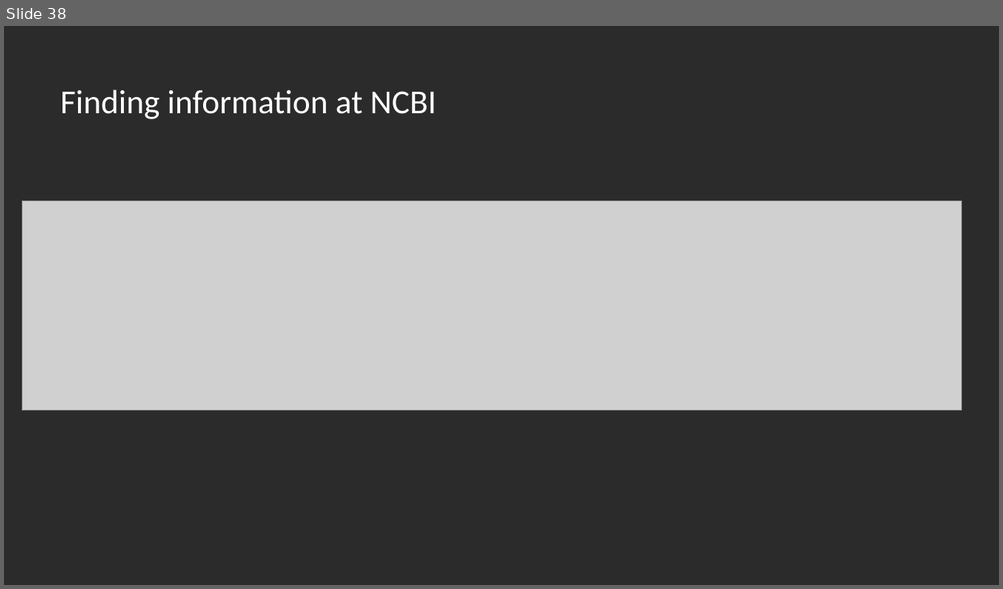
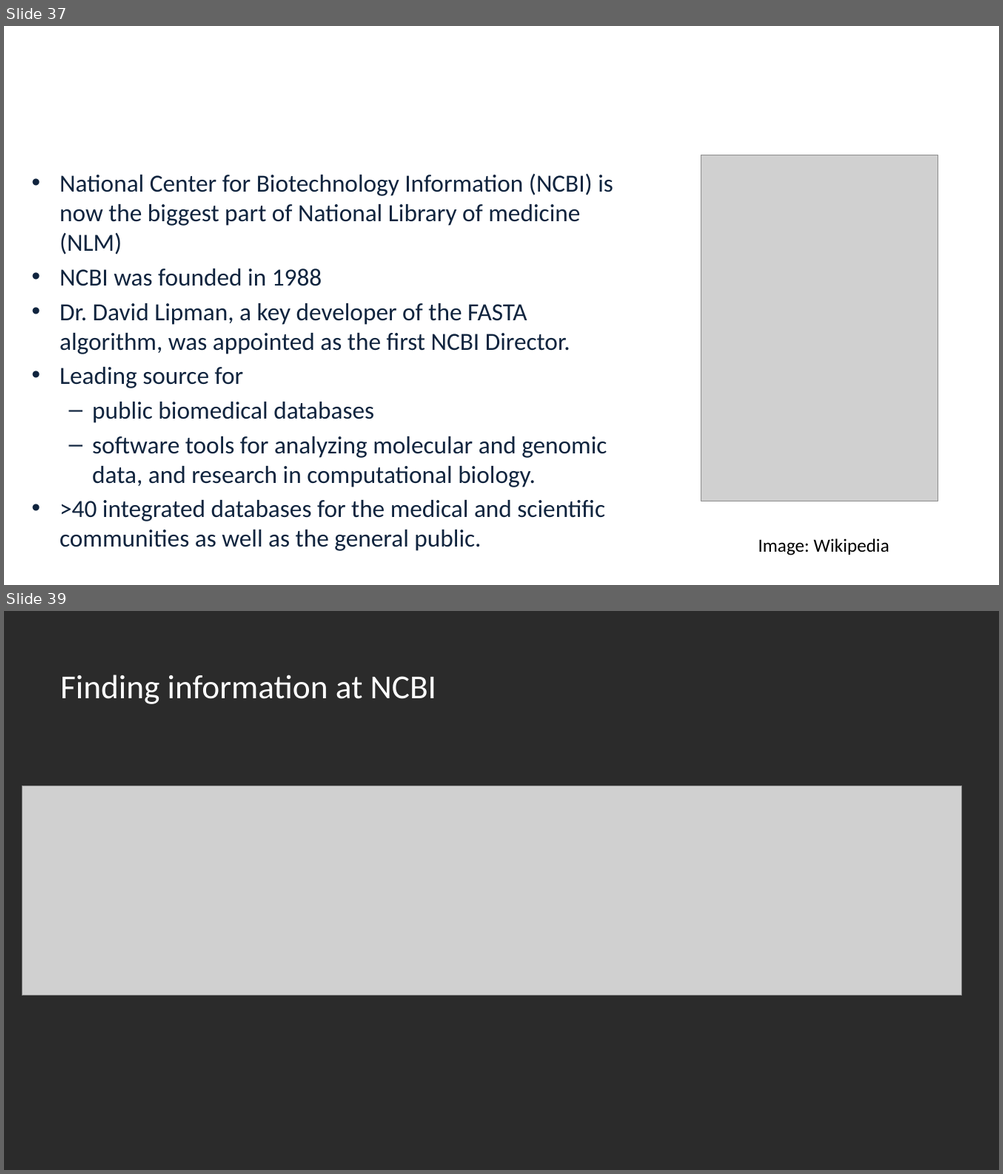
Before and after one commit to alekseyzimin/BME-Algorithms-for-Analysis-of-Genomic-Data, a slide deck: Fall 2026/Week 1 -- Introduction, Genome Data and NCBI.pptx. Shown one above the other, each under a label of ours: slide 38 before the commit, slides 37 and 39 after it; the slides between them are not shown. The pictures are 1003x589 and 1003x1174 pixels, drawn with LibreOffice and Linux fonts; fonts in the diff are those of the drawing; grey boxes stand for pictures; background and template pictures are left out; a plain dark background stands for a picture behind light text. Boxes give left, top, right and bottom in pixels: in the first picture for what was removed or moved away, otherwise in the second. Text is boxed around its words. In the diff, an @@ line names an element or a change of style, - is before the commit and + after.

```diff
--- a/Fall 2026/Week 1 -- Introduction, Genome Data and NCBI.pptx
+++ b/Fall 2026/Week 1 -- Introduction, Genome Data and NCBI.pptx
@@ slide 37 added at (4, 26, 999, 585), background picture (left out) @@
@@ title added at (24, 53, 502, 119), 32.4 pt, text #FFFFFF @@
+National Center for Biotechnology Information
@@ picture added at (701, 155, 937, 502) @@
@@ text added at (60, 174, 613, 551), 23.8 pt, text #0F243E @@
+• National Center for Biotechnology Information (NCBI) is now the biggest part of National Library of medicine (NLM)
+• NCBI was founded in 1988
+• Dr. David Lipman, a key developer of the FASTA algorithm, was appointed as the first NCBI Director.
+• Leading source for
+  – public biomedical databases
+  – software tools for analyzing molecular and genomic data, and research in computational biology.
+• >40 integrated databases for the medical and scientific communities as well as the general public.
@@ text added at (758, 539, 889, 556), 18 pt, text #000000 @@
+Image: Wikipedia
@@ what was slide 38 is now slide 39 @@
```
Also in this commit, not shown: 1 slide changed.
